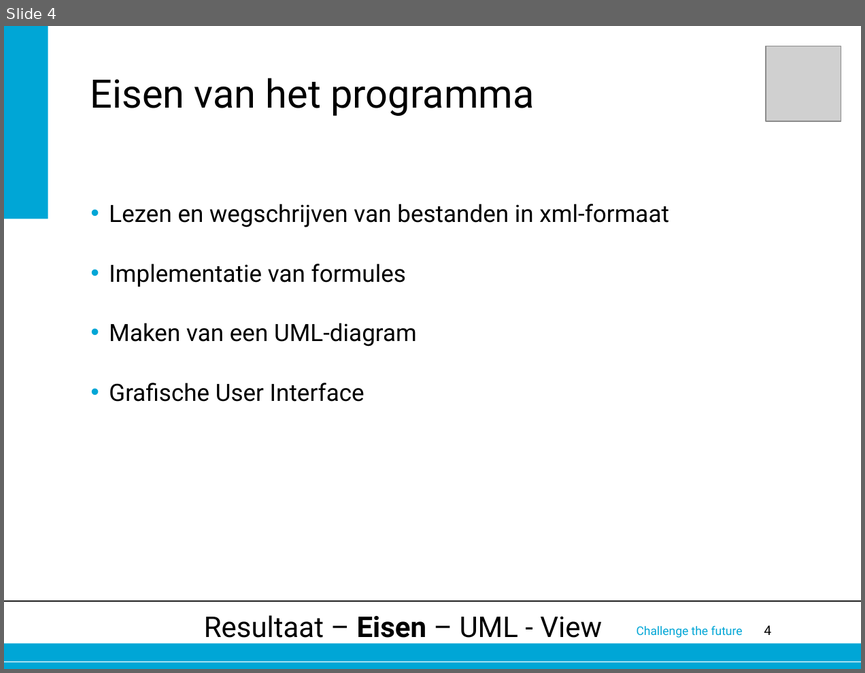
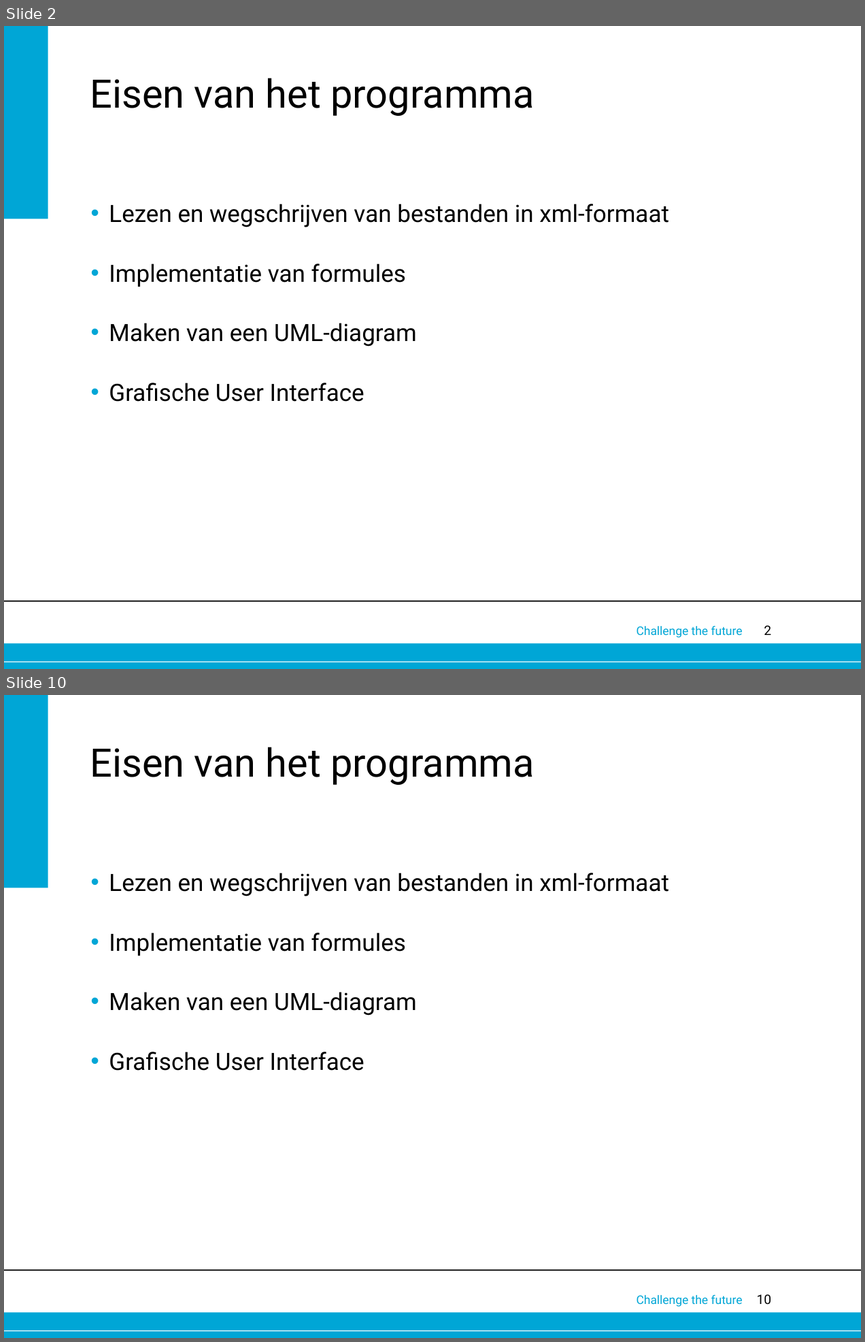
Before and after one commit to foresterre/Spreadsheet, a slide deck: Documents/OOP project presentatie.pptx. Shown one above the other, each under a label of ours: slide 4 before the commit, slides 2 and 10 after it; the slides between them are not shown. The pictures are 865x673 and 865x1342 pixels, drawn with LibreOffice and Linux fonts; fonts in the diff are those of the drawing; grey boxes stand for pictures; background and template pictures are left out. Boxes give left, top, right and bottom in pixels: in the first picture for what was removed or moved away, otherwise in the second. Text is boxed around its words. In the diff, an @@ line names an element or a change of style, - is before the commit and + after.

```diff
--- a/Documents/OOP project presentatie.pptx
+++ b/Documents/OOP project presentatie.pptx
@@ slide 10 added at [4, 695, 861, 1338], background #FFFFFF; not listed: 6 template elements that a slide beside it also shows @@
@@ title added at [90, 747, 534, 785], 33 pt, text #000000 @@
+Eisen van het programma
@@ text added at [109, 872, 669, 1070], 20 pt, text #000000 @@
+• Lezen en wegschrijven van bestanden in xml-formaat
+• Implementatie van formules
+• Maken van een UML-diagram
+• Grafische User Interface
@@ what was slide 4 is now slide 2 @@
@@ slide 2 changed as well @@
@@ picture removed at [766, 46, 841, 122] @@
@@ text removed at [204, 615, 602, 643] @@
-Resultaat – Eisen – UML - View
@@ page number at [764, 625, 771, 635]: text changed @@
-4
+2
```
Also in this commit, not shown: 2 other slides changed, 7 other slides added, 20 slides removed.
